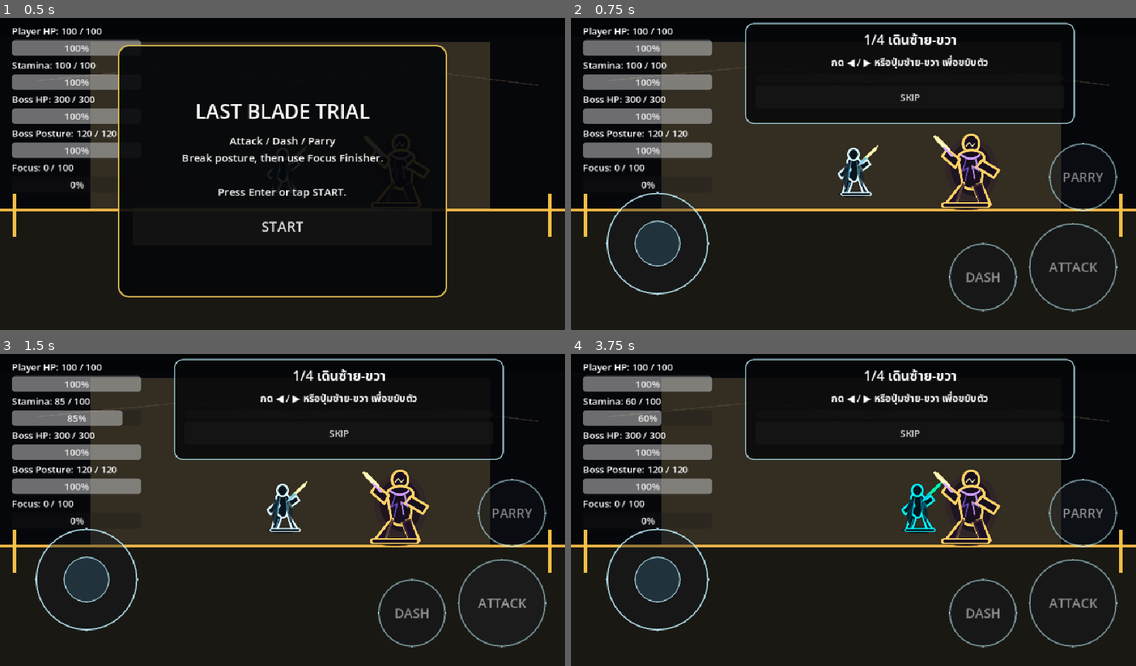
Above: before the commit, frames 1-4 (two rows, left to right).
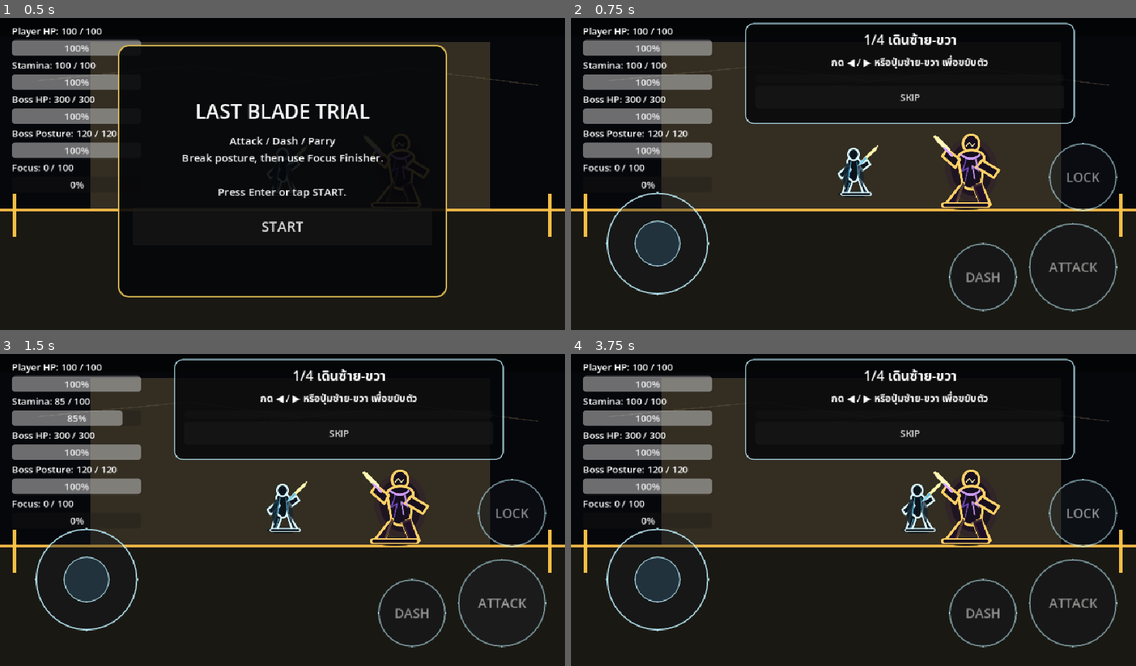
Above: after the commit, the same moments.

Repository: shanwinder/lastblade
Game: Godot game, scene res://scenes/main/BossBrokenMaster.tscn
The game is run twice, just before and just after one commit, with the same random seed, the same clock (stepped at 60 frames per second) and the same inputs.
Inputs (mouse positions are in pixels of both pictures, inside the frame that each line leads up to):
- Up to frame 1 (0.5 s): no input
- Up to frame 2 (0.75 s): click "START" at 0.5 s
- Up to frame 3 (1.5 s): click "ATTACK" at 1.25 s
- Up to frame 4 (3.75 s): click "DASH" at 2 s; click (1085, 513) at 2.75 s, where only the run before the commit has a clickable "PARRY"; click (1085, 513) at 3.5 s, where only the run after the commit has a clickable "LOCK"

Frame 1 is identical in both runs. In frame 2, 0.1% of the frame differs, in the area x 87-95%, y 49-53%; in frame 3, 0.1%; in frame 4, 1.1%, in the area x 9-95%, y 14-58%.

Commit message:
Replace parry touch button with lock-on

Diff:
--- a/last-blade-trial/touch_controls.gd
+++ b/last-blade-trial/touch_controls.gd
@@ -3,8 +3,9 @@
 # =========================
 # TouchControls.gd
 # ระบบควบคุมบนมือถือสำหรับ Last Blade Trial / ดาบไร้นาม
-# เวอร์ชันนี้เปลี่ยนปุ่มซ้าย/ขวาเดิมให้เป็น Virtual Joystick แบบวงกลม
-# และขยายปุ่ม Action ฝั่งขวาให้กดง่ายขึ้นบนมือถือจริง
+# เวอร์ชัน Mobile Combat Rework
+# ซ้าย = Virtual Joystick / Movement Deflect
+# ขวา = Attack / Dash / Lock-on
 # =========================
 
 # เปิด/ปิด touch controls ทั้งชุด
@@ -21,7 +22,6 @@
 # =========================
 
 # ขนาดพื้นที่รับสัมผัสของ joystick ฝั่งซ้าย
-# ค่านี้ใหญ่กว่าฐาน joystick เพื่อให้นิ้วเริ่มลากได้ง่ายขึ้น
 @export var joystick_area_size: Vector2 = Vector2(230.0, 230.0)
 
 # ขนาดวงฐานของ joystick
@@ -39,7 +39,7 @@
 # ขนาดปุ่ม Attack ซึ่งควรใหญ่และกดง่ายที่สุด
 @export var attack_button_size: Vector2 = Vector2(150.0, 150.0)
 
-# ขนาดปุ่ม Dash และ Parry
+# ขนาดปุ่ม Dash และ Lock
 @export var action_button_size: Vector2 = Vector2(116.0, 116.0)
 
 # ระยะห่างจากขอบจอ
@@ -70,8 +70,14 @@
 # สีพื้นปุ่ม action ตอนกด
 @export var button_pressed_fill_color: Color = Color(0.20, 0.42, 0.55, 0.88)
 
+# สีพื้นปุ่ม Lock-on เมื่อเปิดล็อคเป้าแล้ว
+@export var lock_on_fill_color: Color = Color(0.95, 0.72, 0.18, 0.88)
+
 # สีเส้นขอบปุ่ม action
 @export var button_border_color: Color = Color(0.75, 0.95, 1.0, 0.90)
+
+# สีเส้นขอบปุ่ม Lock-on เมื่อเปิดล็อคเป้าแล้ว
+@export var lock_on_border_color: Color = Color(1.0, 0.92, 0.35, 1.0)
 
 # ความหนาเส้นขอบปุ่ม action
 @export var button_border_width: int = 3
@@ -107,7 +113,7 @@
 # ปุ่ม action ฝั่งขวา
 var attack_touch_button: Button = null
 var dash_touch_button: Button = null
-var parry_touch_button: Button = null
+var lock_touch_button: Button = null
 
 # =========================
 # สถานะ joystick / input
@@ -149,6 +155,9 @@
 	if not visible:
 		release_all_touch_actions()
 		return
+
+	# อัปเดตภาพปุ่ม Lock ให้ตรงกับสถานะจริงของ Player
+	update_lock_button_visual()
 
 	# ถ้าเปิด responsive layout ให้ตรวจขนาดจอ และจัดปุ่มใหม่เมื่อ viewport เปลี่ยน
 	if not responsive_layout_enabled:
@@ -170,7 +179,7 @@
 	root_control.mouse_filter = Control.MOUSE_FILTER_IGNORE
 	add_child(root_control)
 
-	# สร้าง joystick ฝั่งซ้ายแทนปุ่ม ◀ / ▶ เดิม
+	# สร้าง joystick ฝั่งซ้าย ใช้ทั้งเดินและกระตุ้น Movement Deflect
 	create_virtual_joystick()
 
 	# ปุ่ม Attack ฝั่งขวา ใหญ่ที่สุดและอยู่ตำแหน่งนิ้วโป้งกดง่าย
@@ -178,18 +187,18 @@
 	root_control.add_child(attack_touch_button)
 	connect_tap_button(attack_touch_button, "attack")
 
-	# ปุ่ม Dash วางซ้ายของ Attack เพื่อให้แยกจาก Parry ชัดเจน
+	# ปุ่ม Dash วางซ้ายของ Attack
 	dash_touch_button = create_touch_button("DASH", action_button_size)
 	root_control.add_child(dash_touch_button)
 	connect_tap_button(dash_touch_button, "dash")
 
-	# ปุ่ม Parry วางเหนือ Attack เพื่อให้กดสวนจังหวะบอสได้เร็ว
-	parry_touch_button = create_touch_button("PARRY", action_button_size)
-	root_control.add_child(parry_touch_button)
-	connect_tap_button(parry_touch_button, "parry")
+	# ปุ่ม Lock แทนปุ่ม Parry เดิม ใช้เปิด/ปิดการล็อคเป้า Boss
+	lock_touch_button = create_touch_button("LOCK", action_button_size)
+	root_control.add_child(lock_touch_button)
+	connect_lock_button(lock_touch_button)
 
 	layout_touch_controls()
-	print("TouchControls ready. Virtual Joystick enabled. Mouse test =", allow_mouse_test, "Responsive =", responsive_layout_enabled)
+	print("TouchControls ready. Attack/Dash/Lock + Movement Deflect enabled. Mouse test =", allow_mouse_test)
 
 
 func create_virtual_joystick() -> void:
@@ -203,23 +212,11 @@
 	joystick_area.gui_input.connect(_on_joystick_gui_input)
 
 	# วงฐานของ joystick ใช้ Panel เพื่อวาด StyleBoxFlat ทรงกลม
-	joystick_base_panel = create_round_panel(
-		"JoystickBase",
-		joystick_base_size,
-		joystick_base_color,
-		joystick_border_color,
-		3
-	)
+	joystick_base_panel = create_round_panel("JoystickBase", joystick_base_size, joystick_base_color, joystick_border_color, 3)
 	joystick_area.add_child(joystick_base_panel)
 
 	# ปุ่มแกนกลางของ joystick
-	joystick_knob_panel = create_round_panel(
-		"JoystickKnob",
-		joystick_knob_size,
-		joystick_knob_color,
-		joystick_border_color,
-		2
-	)
+	joystick_knob_panel = create_round_panel("JoystickKnob", joystick_knob_size, joystick_knob_color, joystick_border_color, 2)
 	joystick_area.add_child(joystick_knob_panel)
 
 	reset_virtual_joystick_visual_only()
@@ -252,7 +249,7 @@
 		screen_size
 	)
 
-	# ปุ่ม Dash อยู่ซ้ายของ Attack เพื่อให้กดด้วยนิ้วโป้งขวาได้ง่าย
+	# ปุ่ม Dash อยู่ซ้ายของ Attack
 	set_button_rect(
 		dash_touch_button,
 		Vector2(screen_size.x - screen_margin - attack_button_size.x - action_button_size.x - action_button_gap, screen_size.y - bottom_margin - action_button_size.y),
@@ -260,9 +257,9 @@
 		screen_size
 	)
 
-	# ปุ่ม Parry อยู่เหนือ Attack เพื่อไม่ชนกับ Dash และยังตอบสนองเร็ว
+	# ปุ่ม Lock อยู่เหนือ Attack แทนตำแหน่ง Parry เดิม
 	set_button_rect(
-		parry_touch_button,
+		lock_touch_button,
 		Vector2(screen_size.x - screen_margin - action_button_size.x, screen_size.y - bottom_margin - attack_button_size.y - action_button_size.y - action_button_gap),
 		action_button_size,
 		screen_size
@@ -376,9 +373,25 @@
 			release_action("ui_left")
 
 		press_action(current_move_action)
+		notify_player_movement_deflect_input(current_move_action)
 	else:
 		release_action("ui_left")
 		release_action("ui_right")
+
+
+func notify_player_movement_deflect_input(action_name: String) -> void:
+	# แจ้ง Player ว่ามีจังหวะเริ่มโยก movement ใหม่ เพื่อใช้เป็น Movement Deflect
+	# Player ยังตรวจ keyboard เองด้วย ฟังก์ชันนี้ช่วยให้ touch joystick แม่นขึ้น
+	var player := find_player_node()
+	if player != null and player.has_method("register_movement_deflect_input"):
+		var direction := 0
+		if action_name == "ui_left":
+			direction = -1
+		elif action_name == "ui_right":
+			direction = 1
+
+		if direction != 0:
+			player.register_movement_deflect_input(direction)
 
 
 func _on_joystick_gui_input(event: InputEvent) -> void:
@@ -387,13 +400,11 @@
 		var touch_event := event as InputEventScreenTouch
 
 		if touch_event.pressed:
-			# ถ้ายังไม่มีนิ้วควบคุม joystick ให้รับนิ้วนี้เป็นเจ้าของ joystick
 			if active_joystick_touch_index == -1:
 				active_joystick_touch_index = touch_event.index
 				update_virtual_joystick(touch_event.position)
 				joystick_area.accept_event()
 		else:
-			# ปล่อย joystick เฉพาะนิ้วที่เป็นเจ้าของ joystick เท่านั้น
 			if touch_event.index == active_joystick_touch_index:
 				reset_virtual_joystick()
 				joystick_area.accept_event()
@@ -468,6 +479,25 @@
 	button.add_theme_stylebox_override("pressed", pressed_style)
 	button.add_theme_stylebox_override("focus", normal_style)
 	button.add_theme_stylebox_override("disabled", disabled_style)
+
+
+func apply_lock_button_style(is_locked: bool) -> void:
+	# เปลี่ยนสีปุ่ม Lock ให้เห็นชัดว่าตอนนี้ล็อคเป้าอยู่หรือไม่
+	if lock_touch_button == null:
+		return
+
+	var radius: int = int(max(action_button_size.x, action_button_size.y))
+
+	if is_locked:
+		lock_touch_button.text = "LOCKED"
+		lock_touch_button.modulate.a = pressed_button_alpha
+		lock_touch_button.add_theme_stylebox_override("normal", create_circle_style(lock_on_fill_color, lock_on_border_color, button_border_width, radius))
+		lock_touch_button.add_theme_stylebox_override("hover", create_circle_style(lock_on_fill_color, lock_on_border_color, button_border_width, radius))
+		lock_touch_button.add_theme_stylebox_override("pressed", create_circle_style(lock_on_fill_color, lock_on_border_color, button_border_width, radius))
+	else:
+		lock_touch_button.text = "LOCK"
+		lock_touch_button.modulate.a = button_alpha
+		apply_circle_button_style(lock_touch_button, action_button_size)
 
 
 func create_circle_style(fill_color: Color, border_color: Color, border_width: int, radius: int) -> StyleBoxFlat:
@@ -510,6 +540,12 @@
 	button.button_up.connect(_on_visual_button_up.bind(button))
 
 
+func connect_lock_button(button: Button) -> void:
+	# ปุ่ม Lock เป็น toggle จึงไม่ใช้ trigger_action_once แบบ Attack/Dash
+	button.button_down.connect(_on_lock_button_down)
+	button.button_up.connect(_on_visual_button_up.bind(button))
+
+
 func _on_tap_button_down(button: Button, action_name: String) -> void:
 	# กัน mouse test หากปิดไว้ แต่บนมือถือยังใช้ touch ได้ผ่าน Button ปกติ
 	if not allow_mouse_test and not DisplayServer.is_touchscreen_available():
@@ -519,13 +555,57 @@
 	trigger_action_once(action_name)
 
 
+func _on_lock_button_down() -> void:
+	# กดปุ่ม Lock เพื่อเปิด/ปิดการหันหน้าเข้าหา Boss
+	if not allow_mouse_test and not DisplayServer.is_touchscreen_available():
+		return
+
+	var player := find_player_node()
+	if player != null and player.has_method("toggle_target_lock"):
+		player.toggle_target_lock()
+	else:
+		# เผื่อทดสอบผ่าน keyboard หรือระบบ Input ภายนอก
+		trigger_action_once("lock_on")
+
+	update_lock_button_visual()
+
+
 func _on_visual_button_up(button: Button) -> void:
 	# คืนความโปร่งใสของปุ่ม action ตอนปล่อยนิ้วหรือปล่อย mouse
+	if button == lock_touch_button:
+		update_lock_button_visual()
+		return
+
 	button.modulate.a = button_alpha
 
 
+func find_player_node() -> Node:
+	# หา Player จาก parent หลักของฉาก เพื่อไม่ hardcode โครงสร้างมากเกินไป
+	if get_parent() == null:
+		return null
+
+	return get_parent().get_node_or_null("Player")
+
+
+func is_player_target_locked() -> bool:
+	# อ่านสถานะ Lock จาก Player อย่างปลอดภัย
+	var player := find_player_node()
+	if player == null:
+		return false
+
+	if player.has_method("is_target_lock_active"):
+		return player.is_target_lock_active()
+
+	return false
+
+
+func update_lock_button_visual() -> void:
+	# อัปเดตปุ่ม Lock ให้ตรงกับสถานะจริงของ Player
+	apply_lock_button_style(is_player_target_locked())
+
+
 func press_action(action_name: String) -> void:
-	# กด action เข้าระบบ Input เดิม ทำให้ player.gd ไม่ต้องแก้
+	# กด action เข้าระบบ Input เดิม ทำให้ player.gd ไม่ต้องแก้ input หลักมากเกินไป
 	if not Input.is_action_pressed(action_name):
 		Input.action_press(action_name)
 
@@ -561,8 +641,8 @@
 		attack_touch_button.modulate.a = button_alpha
 	if dash_touch_button != null:
 		dash_touch_button.modulate.a = button_alpha
-	if parry_touch_button != null:
-		parry_touch_button.modulate.a = button_alpha
+	if lock_touch_button != null:
+		update_lock_button_visual()
 
 
 func _exit_tree() -> void:
